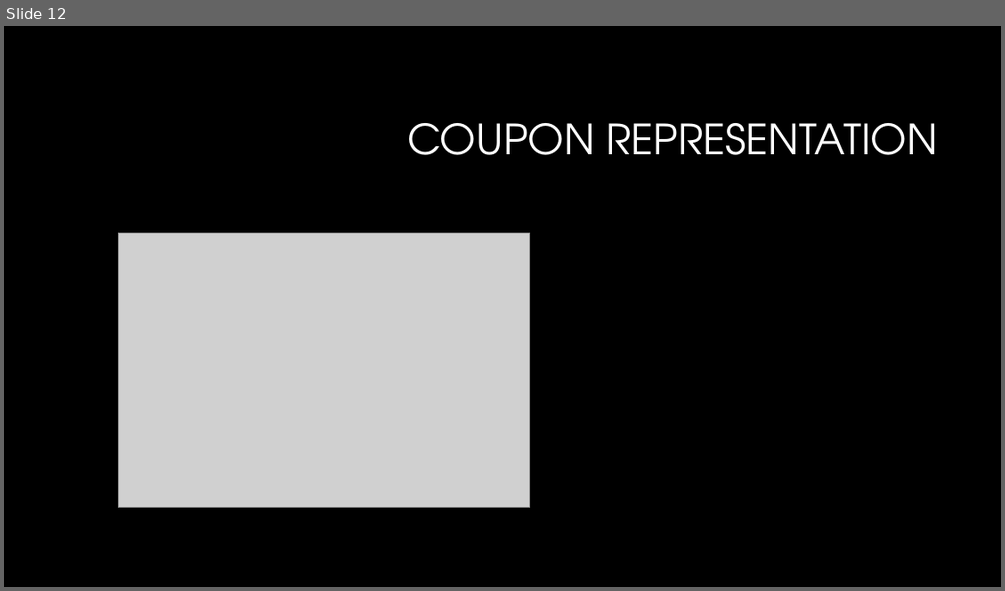
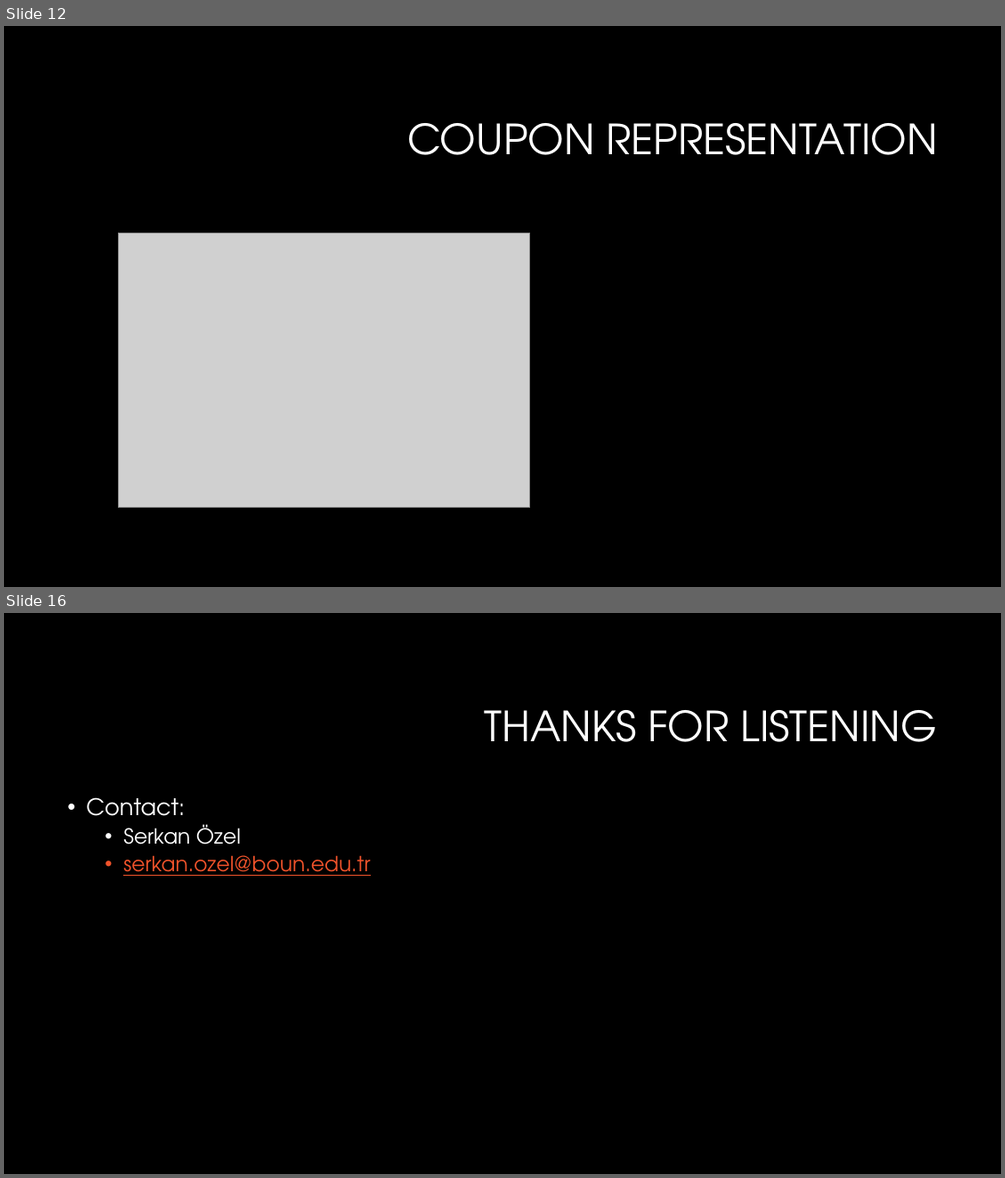
Before and after one commit to srknzl/CouponMonsterAndroid, a slide deck: Coupon Monster.pptx. Shown one above the other, each under a label of ours: slide 12 before the commit, slides 12 and 16 after it; the slides between them are not shown. The pictures are 1005x591 and 1005x1178 pixels, drawn with LibreOffice and Linux fonts; fonts in the diff are those of the drawing; grey boxes stand for pictures; background and template pictures are left out. Boxes give left, top, right and bottom in pixels: in the first picture for what was removed or moved away, otherwise in the second. Text is boxed around its words. In the diff, an @@ line names an element or a change of style, - is before the commit and + after.

```diff
--- a/Coupon Monster.pptx
+++ b/Coupon Monster.pptx
@@ slide 16 added at (4,613,1001,1174), background #000000 @@
@@ title added at (485,710,938,742), 40 pt, text #FFFFFF @@
+THANKS FOR LISTENING
@@ text added at (86,797,370,876), 20 pt, text #F0532B, underline @@
+• Contact:
+  • Serkan Özel
+  • serkan.ozel@boun.edu.tr
```
Also in this commit, not shown: 2 slides changed, 2 other slides added, 7 slides removed.
